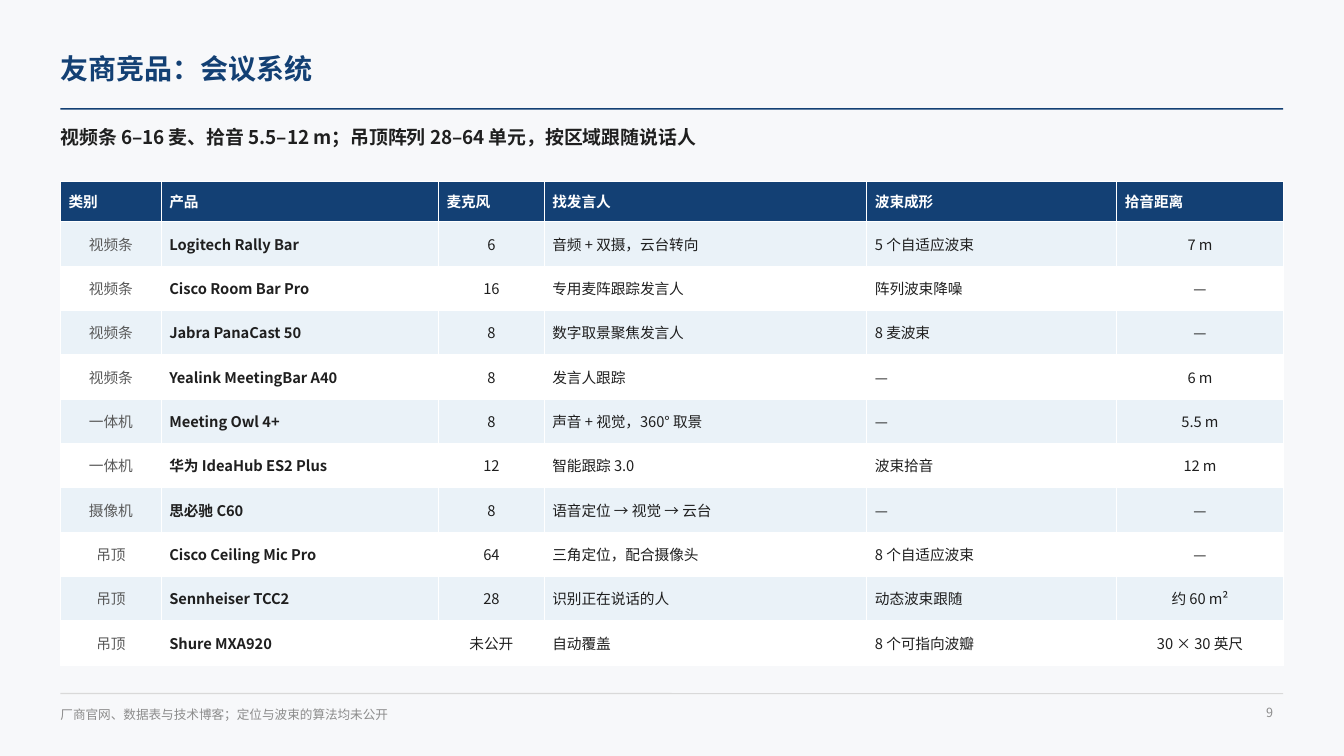
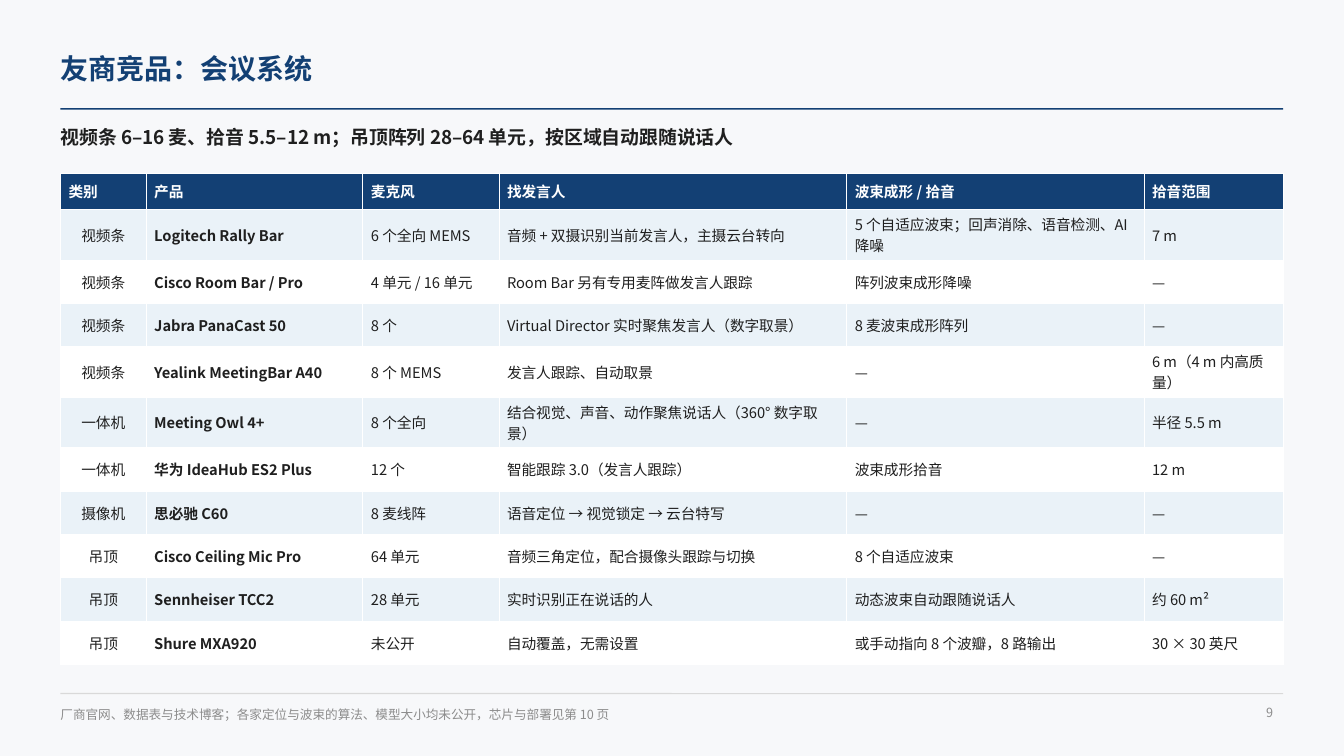
Before and after one commit to ZeroFoxxi/ssl-scene1, a slide deck: slide 9 of 01_场景一_摄像头声源定位/技术总结/声源定位与波束成形技术总结.pptx. Drawn at 1344x756 pixels with LibreOffice and Linux fonts; fonts in the diff are those of the drawing. Boxes give left, top, right and bottom in pixels: in the first picture for what was removed or moved away, otherwise in the second. Text is boxed around its words. In the diff, an @@ line names an element or a change of style, - is before the commit and + after.

```diff
--- a/01_场景一_摄像头声源定位/技术总结/声源定位与波束成形技术总结.pptx
+++ b/01_场景一_摄像头声源定位/技术总结/声源定位与波束成形技术总结.pptx
@@ text at (60,128,734,147): text changed @@
-视频条 6–16 麦、拾音 5.5–12 m；吊顶阵列 28–64 单元，按区域跟随说话人
+视频条 6–16 麦、拾音 5.5–12 m；吊顶阵列 28–64 单元，按区域自动跟随说话人
@@ table at (60,173,1284,655) @@
-row 1, column 5: 波束成形
+row 1, column 5: 波束成形 / 拾音
-row 1, column 6: 拾音距离
+row 1, column 6: 拾音范围
-row 2: 视频条 | Logitech Rally Bar | 6 | 音频 + 双摄，云台转向 | 5 个自适应波束 | 7 m
+row 2: 视频条 | Logitech Rally Bar | 6 个全向 MEMS | 音频 + 双摄识别当前发言人，主摄云台转向 | 5 个自适应波束；回声消除、语音检测、AI 降噪 | 7 m
-row 3: 视频条 | Cisco Room Bar Pro | 16 | 专用麦阵跟踪发言人 | 阵列波束降噪 | —
+row 3: 视频条 | Cisco Room Bar / Pro | 4 单元 / 16 单元 | Room Bar 另有专用麦阵做发言人跟踪 | 阵列波束成形降噪 | —
-row 4: 视频条 | Jabra PanaCast 50 | 8 | 数字取景聚焦发言人 | 8 麦波束 | —
+row 4: 视频条 | Jabra PanaCast 50 | 8 个 | Virtual Director 实时聚焦发言人（数字取景） | 8 麦波束成形阵列 | —
-row 5: 视频条 | Yealink MeetingBar A40 | 8 | 发言人跟踪 | — | 6 m
+row 5: 视频条 | Yealink MeetingBar A40 | 8 个 MEMS | 发言人跟踪、自动取景 | — | 6 m（4 m 内高质量）
-row 6: 一体机 | Meeting Owl 4+ | 8 | 声音 + 视觉，360° 取景 | — | 5.5 m
+row 6: 一体机 | Meeting Owl 4+ | 8 个全向 | 结合视觉、声音、动作聚焦说话人（360° 数字取景） | — | 半径 5.5 m
-row 7: 一体机 | 华为 IdeaHub ES2 Plus | 12 | 智能跟踪 3.0 | 波束拾音 | 12 m
+row 7: 一体机 | 华为 IdeaHub ES2 Plus | 12 个 | 智能跟踪 3.0（发言人跟踪） | 波束成形拾音 | 12 m
-row 8, column 3: 8
+row 8, column 3: 8 麦线阵
-row 8, column 4: 语音定位 → 视觉 → 云台
+row 8, column 4: 语音定位 → 视觉锁定 → 云台特写
-row 9, column 3: 64
+row 9, column 3: 64 单元
-row 9, column 4: 三角定位，配合摄像头
+row 9, column 4: 音频三角定位，配合摄像头跟踪与切换
-row 10: 吊顶 | Sennheiser TCC2 | 28 | 识别正在说话的人 | 动态波束跟随 | 约 60 m²
+row 10: 吊顶 | Sennheiser TCC2 | 28 单元 | 实时识别正在说话的人 | 动态波束自动跟随说话人 | 约 60 m²
-row 11, column 4: 自动覆盖
+row 11, column 4: 自动覆盖，无需设置
-row 11, column 5: 8 个可指向波瓣
+row 11, column 5: 或手动指向 8 个波瓣，8 路输出
@@ text colour #595959 to #1F1F1F in "视频条", "视频条", "视频条", "视频条" and 6 more places @@
@@ alignment centre to left @@
@@ table: place and size @@
-table at (60,181,1284,655)
+table at (60,173,1284,655)
@@ text at (60,708,610,721): text changed @@
-厂商官网、数据表与技术博客；定位与波束的算法均未公开
+厂商官网、数据表与技术博客；各家定位与波束的算法、模型大小均未公开，芯片与部署见第 10 页
```
Also in this commit, not shown: 11 other slides changed, 2 other files.
